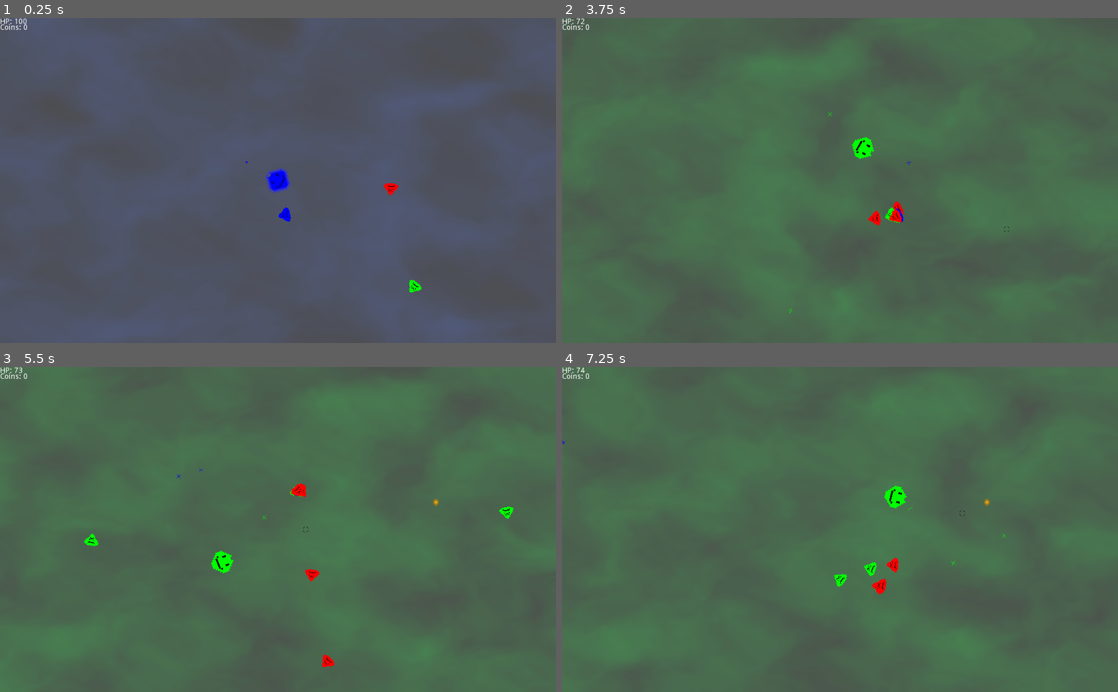
Above: before the commit, frames 1-4 (two rows, left to right).
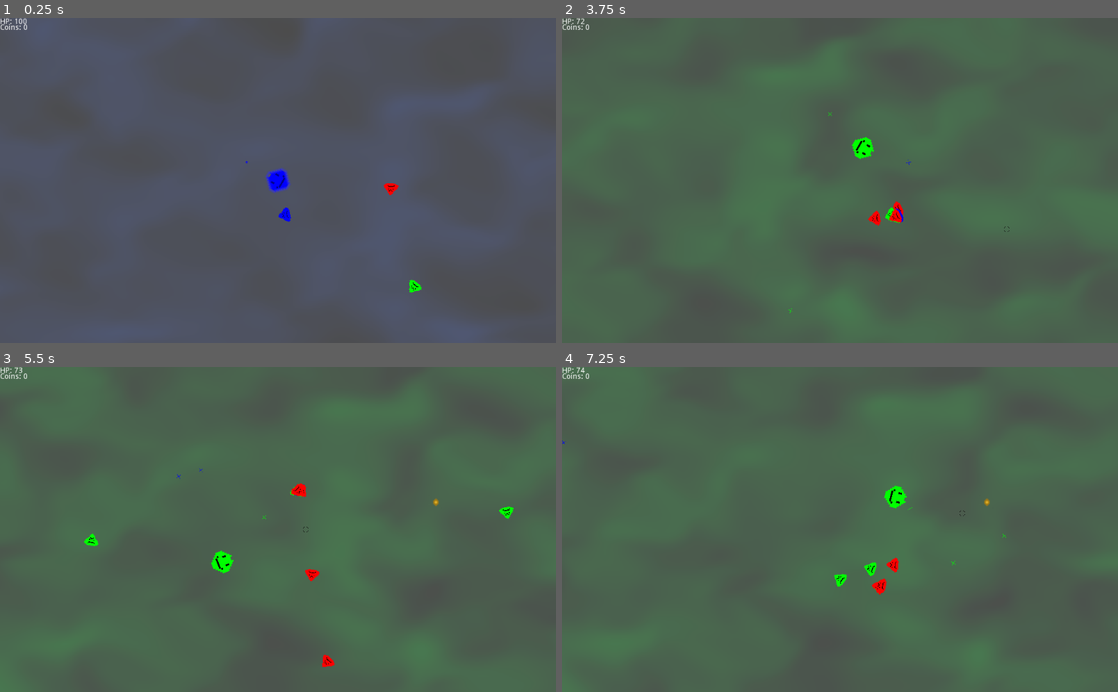
Above: after the commit, the same moments.

Repository: JuanG10/boss
Game: Godot game, scene res://proof of concept.tscn
Two runs of this game, one before a commit and one after it. Both use one fixed random seed, a clock stepped at 60 frames per second and the inputs below. The engine's default icon, where the game draws it, is replaced by a stand-in: a white triangle on a blue panel in a dark square.
Inputs (mouse positions are in pixels of both pictures, inside the frame that each line leads up to):
- Up to frame 1 (0.25 s): no input
- Up to frame 2 (3.75 s): tap Enter (ui_accept) at 0.5, 0.77, 1.52, 3.02 s; move the mouse to (962, 164) at 0.52 s; hold D (right) 0.53-1.28 s; tap E (next_color) at 0.6, 2.1, 3.6 s; move the mouse to (728, 196) at 1.27 s; hold S (down) 1.28-2.03 s; tap Q (previous_color) at 1.35, 2.85 s; move the mouse to (895, 109) at 2.02 s; hold D (right) 2.03-2.78 s; move the mouse to (812, 245) at 2.77 s; hold W (up) 2.78-3.53 s; move the mouse to (1006, 229) at 3.52 s; hold A (left) from 3.53 s (still down)
- Up to frame 3 (5.5 s): tap Enter (ui_accept) at 3.77, 4.52 s; move the mouse to (111, 480) at 4.27 s; tap Q (previous_color) at 4.35 s; move the mouse to (305, 529) at 5.02 s; release A (left) at 5.03 s; hold S (down) from 5.03 s (still down); tap E (next_color) at 5.1 s
- Up to frame 4 (7.25 s): move the mouse to (756, 448) at 5.77 s; release S (down) at 5.78 s; hold D (right) 5.78-6.53 s; tap Q (previous_color) at 5.85 s; tap Enter (ui_accept) at 6.02, 6.77 s; move the mouse to (962, 513) at 6.52 s; hold W (up) from 6.53 s (still down); tap E (next_color) at 6.6 s

The runs differ from the first frame. In frame 2, less than 0.1% of the frame differs, in the area x 37-81%, y 12-86%; in frame 3, 0.2%; in frame 4, 0.3%, in the area x 65-93%, y 1-84%.

Commit message:
refactorYCambioDeLaNiebla

Diff:
--- a/Enemies/Explosion.tscn
+++ b/Enemies/Explosion.tscn
@@ -6,7 +6,7 @@
 
 [sub_resource type="Gradient" id=2]
 offsets = PoolRealArray( 0, 0.675497 )
-colors = PoolColorArray( 0.855469, 0.654446, 0.1203, 1, 0.898438, 0.0210571, 0.0210571, 1 )
+colors = PoolColorArray( 0.701419, 0.804688, 0.100586, 0.862745, 0.898438, 0.0210571, 0.0210571, 1 )
 
 [sub_resource type="GradientTexture" id=3]
 gradient = SubResource( 2 )
--- a/Fondos/Fog/FogBackground.gd
+++ b/Fondos/Fog/FogBackground.gd
@@ -12,3 +12,7 @@
 	if next: pos = (pos + 1) % COLORS.size()
 	else: pos = (pos + 2) % COLORS.size()
 	material.set_shader_param("color", COLORS[pos])
+
+func change_bg_octaves(octaves:int)->void:
+	material.set_shader_param("OCTAVES", octaves)
+	material.set_shader_param("acceleration", octaves/10.0)
--- a/main.gd
+++ b/main.gd
@@ -18,23 +18,29 @@
 	if timer.is_stopped():
 		timer.start()
 		if points < 100:
+			FogBackground.change_bg_octaves(2)
 			spawnMelee(6)
 		elif points < 300:
+			FogBackground.change_bg_octaves(3)
 			spawnMelee(4)
 			spawnBasic(2)
 		elif points < 500:
+			FogBackground.change_bg_octaves(4)
 			spawnMelee(3)
 			spawnBasic(2)
 			spawnAdvanced(1)
 		elif points < 1000:
+			FogBackground.change_bg_octaves(5)
 			spawnMelee(6)
 			spawnBasic(1)
 			spawnAdvanced(3)
 		elif points < 2000:
+			FogBackground.change_bg_octaves(6)
 			spawnMelee(4)
 			spawnBasic(6)
 			spawnAdvanced(2)
 		else:
+			FogBackground.change_bg_octaves(1)
 			spawnBasic(6)
 			spawnAdvanced(6)
 
Binary file removed: Fondos/Fog/VCR_OSD_MONO_1.001.ttf
